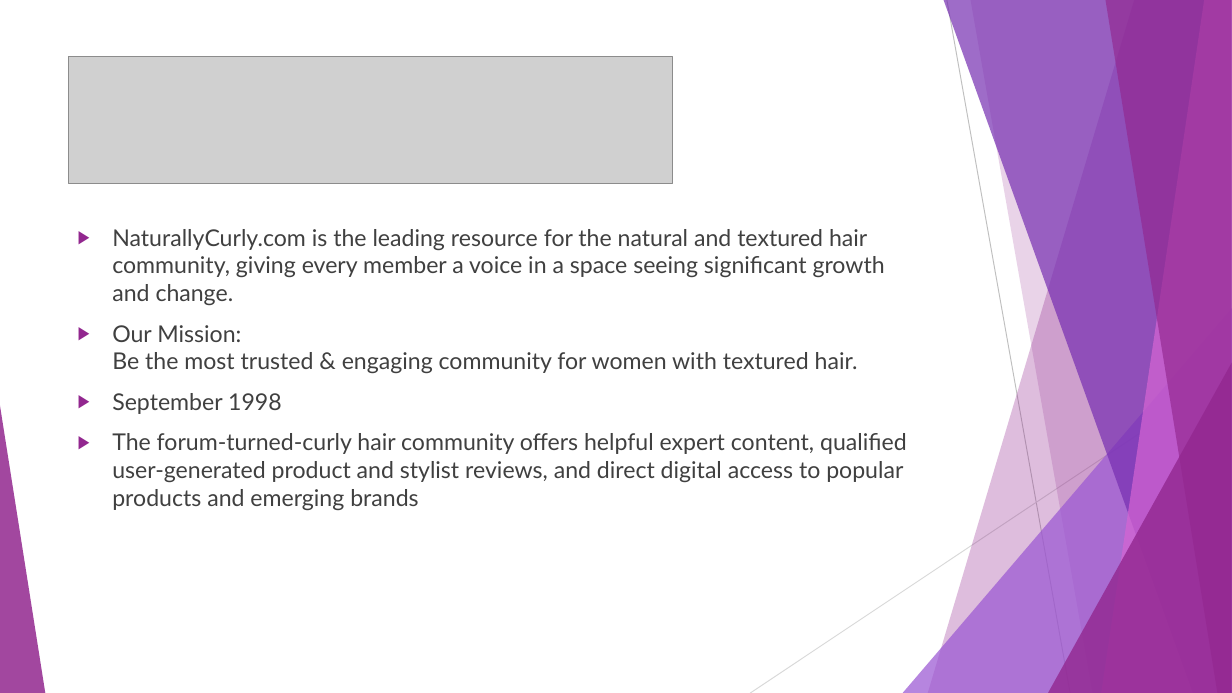
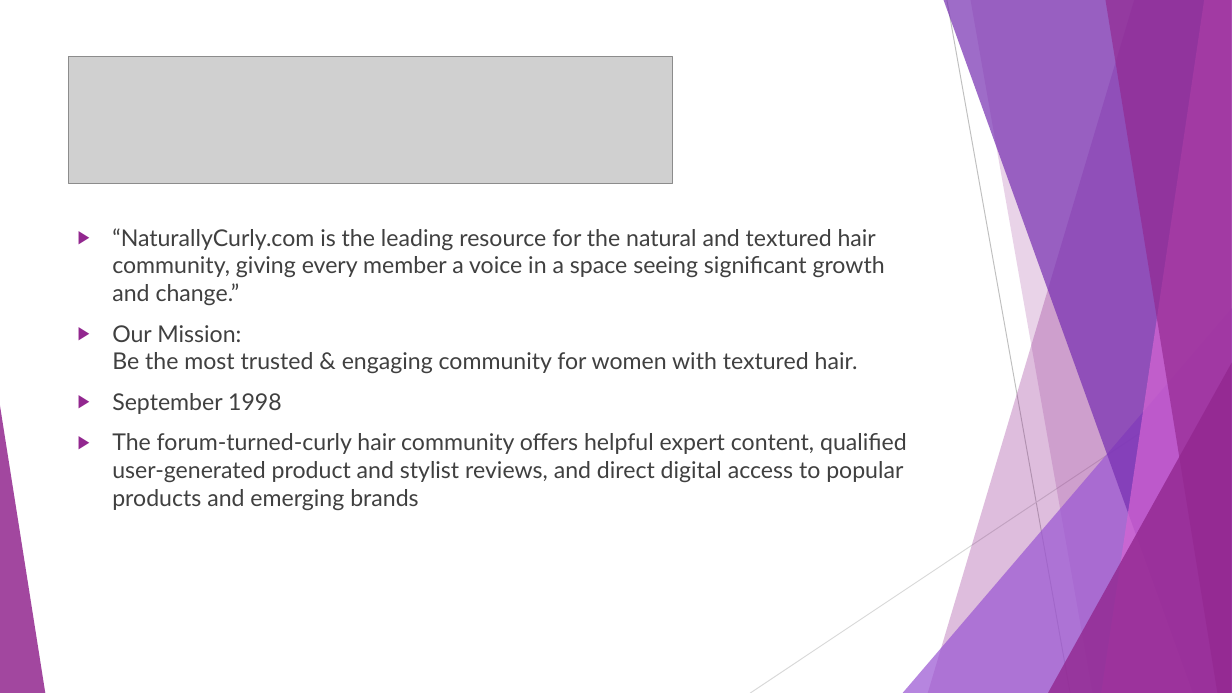
Before and after one commit to 99KHayes/products-for-curlies, a slide deck: slide 4 of results/Naturally_Curly.pptx. Drawn at 1232x693 pixels with LibreOffice and Linux fonts; fonts in the diff are those of the drawing; grey boxes stand for pictures. Boxes give left, top, right and bottom in pixels: in the first picture for what was removed or moved away, otherwise in the second. Text is boxed around its words. In the diff, an @@ line names an element or a change of style, - is before the commit and + after.

Commit message:
fixed some typos and added tittkes

```diff
--- a/results/Naturally_Curly.pptx
+++ b/results/Naturally_Curly.pptx
@@ text at [112,228,885,305]: text changed @@
-▶ NaturallyCurly.com is the leading resource for the natural and textured hair community, giving every member a voice in a space seeing significant growth and change.
+▶ “NaturallyCurly.com is the leading resource for the natural and textured hair community, giving every member a voice in a space seeing significant growth and change.”
```
Also in this commit, not shown: 2 other slides changed.
